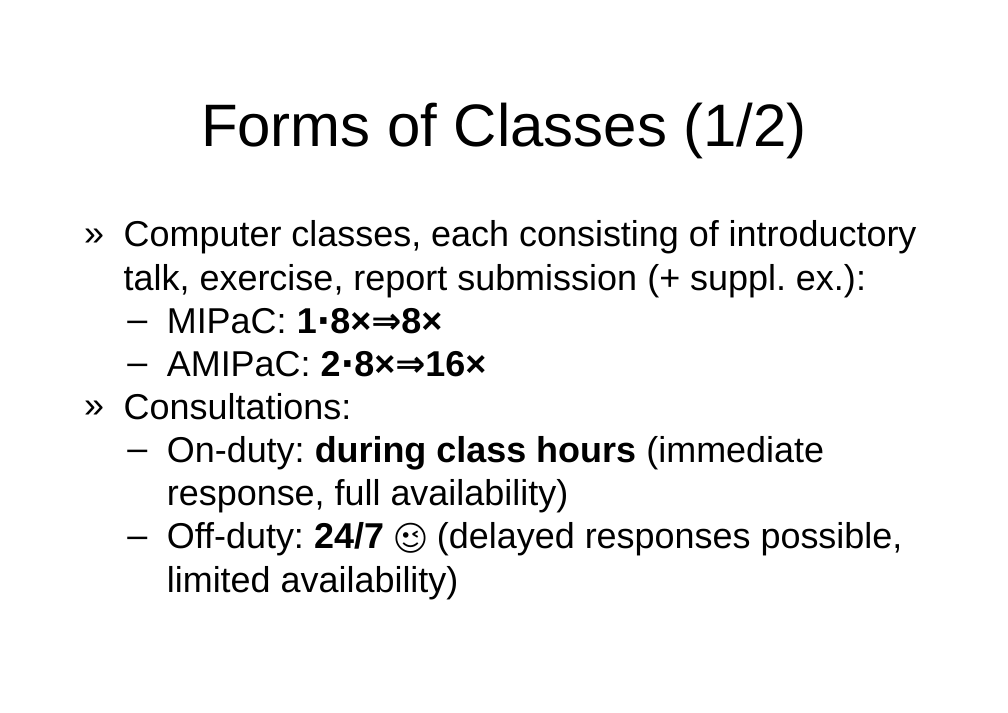
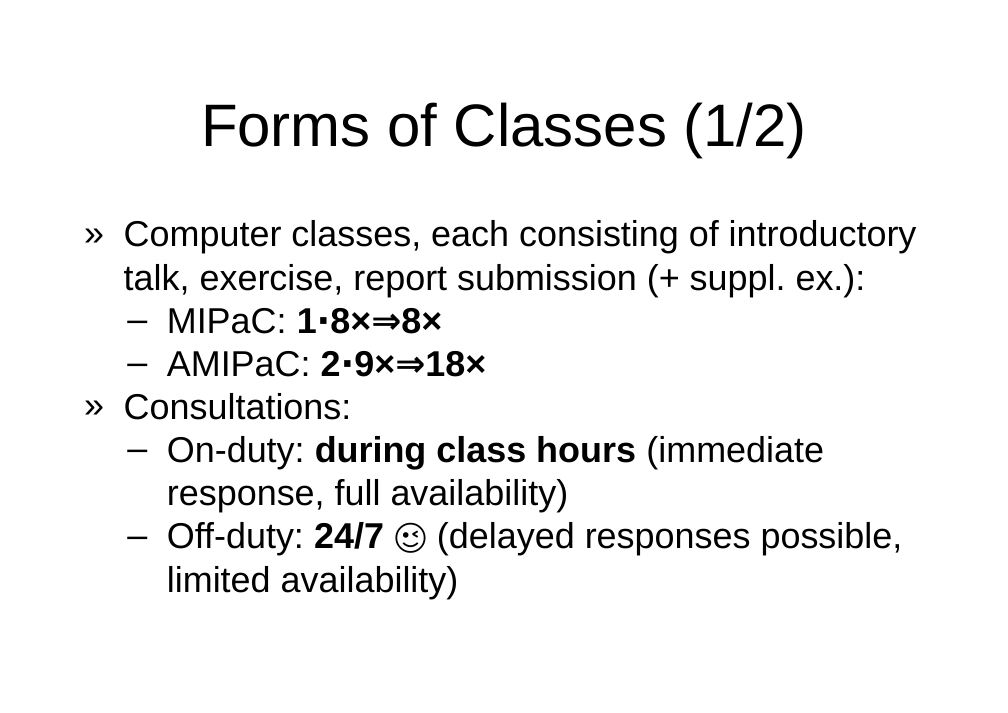
Before and after one commit to miklesz/AMIPaC, a slide deck: slide 7 of (A)MIPaC Introduction.pptx. Drawn at 1008x713 pixels with LibreOffice and Linux fonts; fonts in the diff are those of the drawing; background and template pictures are left out. Boxes give left, top, right and bottom in pixels: in the first picture for what was removed or moved away, otherwise in the second. Text is boxed around its words. In the diff, an @@ line names an element or a change of style, - is before the commit and + after.

```diff
--- a/(A)MIPaC Introduction.pptx
+++ b/(A)MIPaC Introduction.pptx
@@ text at (167,351,486,377): text changed @@
-  – AMIPaC: 2⋅8×⇒16×
+  – AMIPaC: 2⋅9×⇒18×
```
Also in this commit, not shown: 2 other slides changed, 1 other file.
